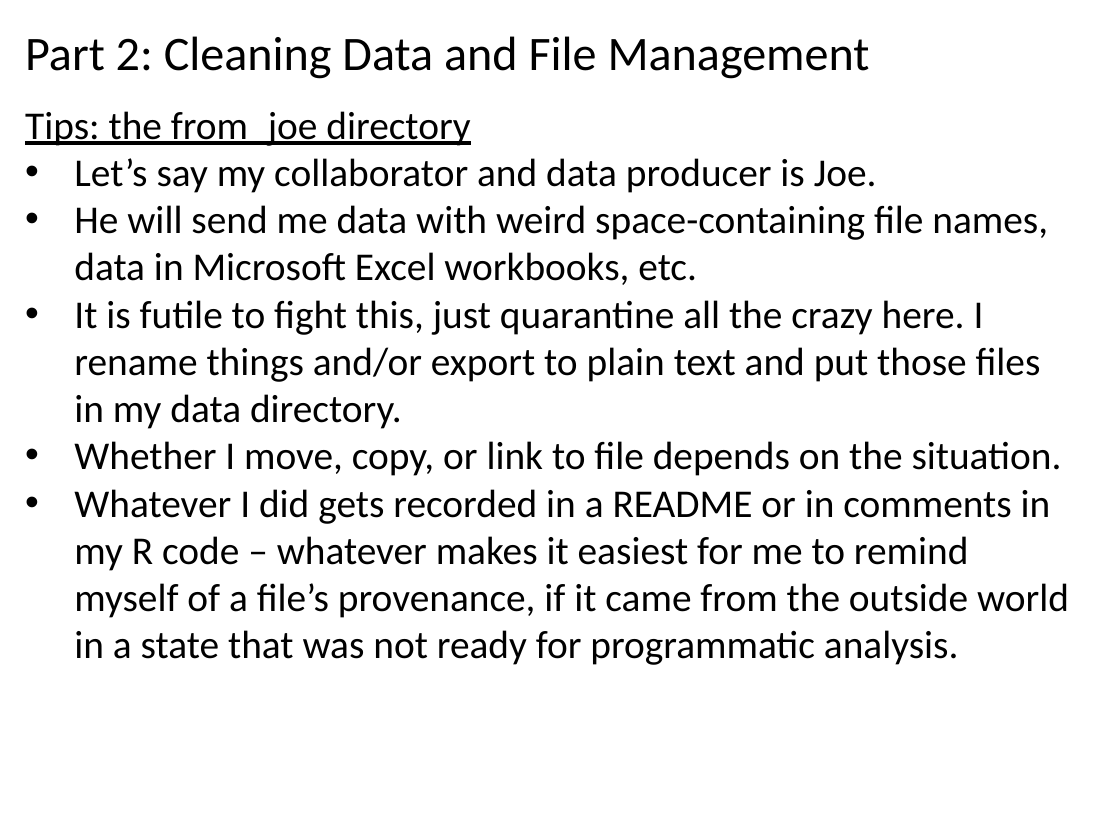
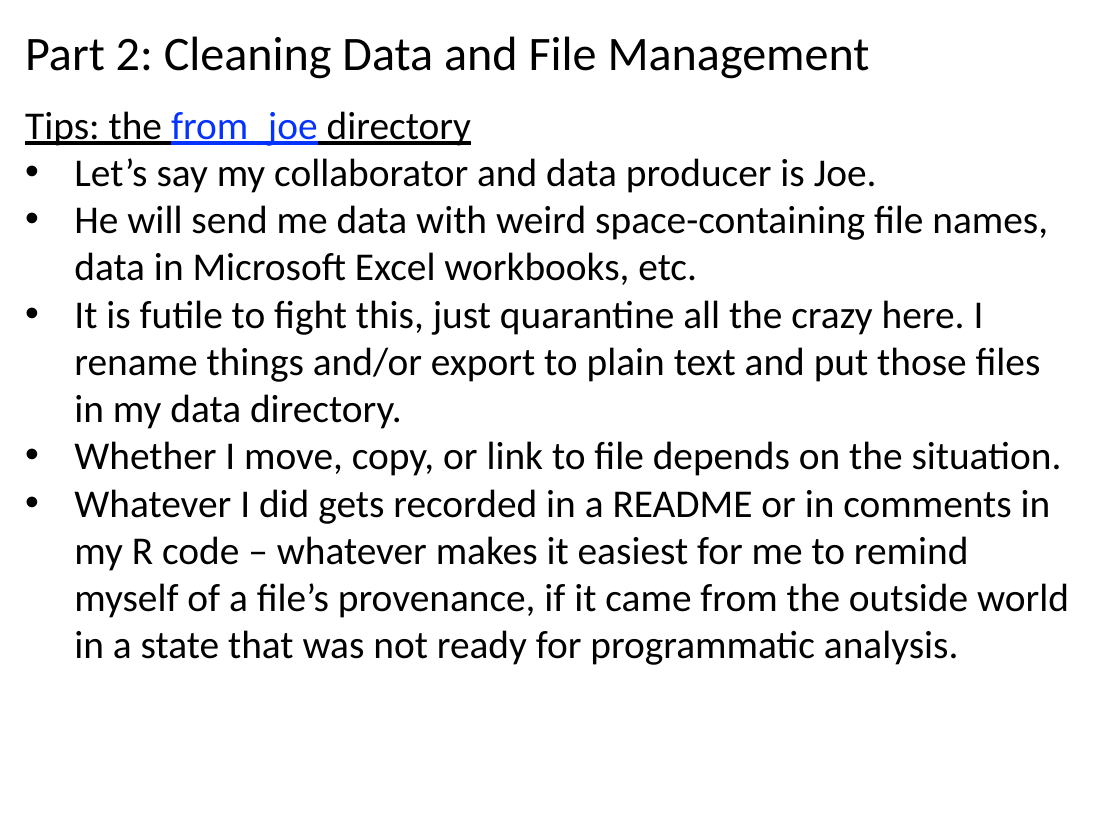
Before and after one commit to cmgienger/rmd_best_practices, a slide deck: slide 30 of 0-best-practices.pptx. Drawn at 1120x840 pixels with LibreOffice and Linux fonts; fonts in the diff are those of the drawing. Boxes give left, top, right and bottom in pixels: in the first picture for what was removed or moved away, otherwise in the second. Text is boxed around its words. In the diff, an @@ line names an element or a change of style, - is before the commit and + after.

```diff
--- a/0-best-practices.pptx
+++ b/0-best-practices.pptx
@@ text at <box>25,111,471,146</box>: text colour #000000 to #0432FF in "from_joe" @@
```
Also in this commit, not shown: 13 other slides changed.
